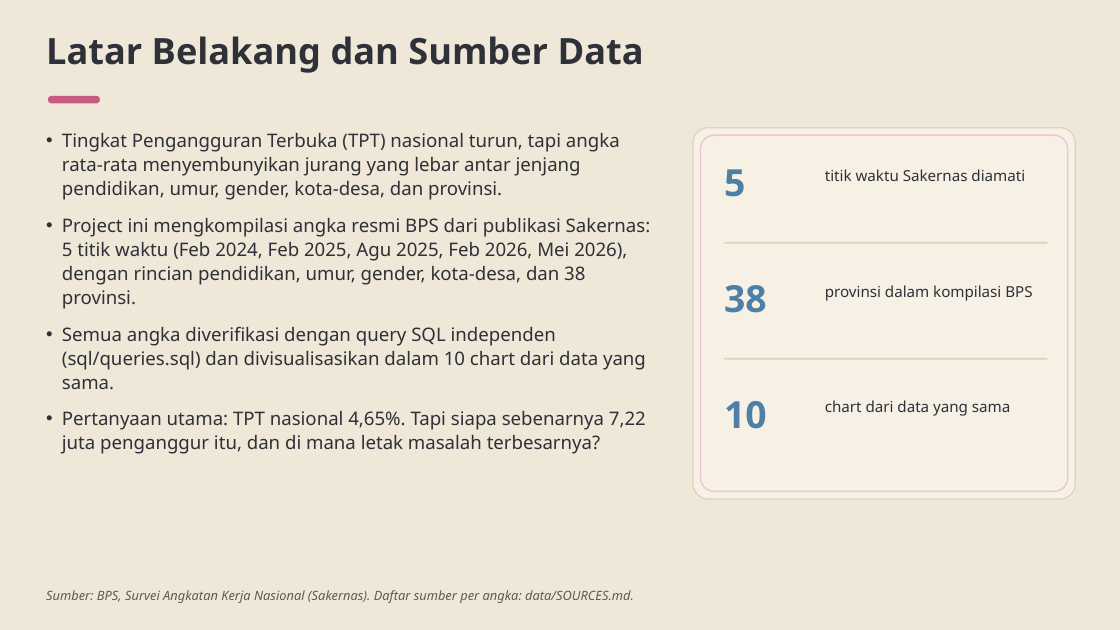
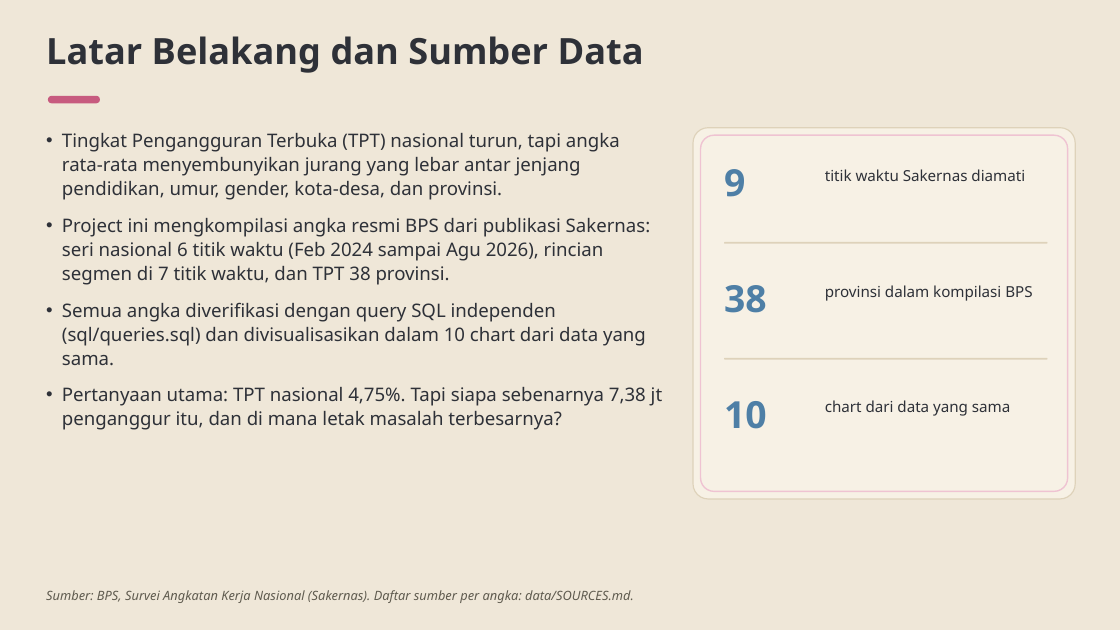
Before and after one commit to baghizash/pengangguran-indonesia-2026, a slide deck: slide 2 of Portofolio-Analisis-Pengangguran-2026.pptx. Drawn at 1120x630 pixels with LibreOffice and Linux fonts; fonts in the diff are those of the drawing. Boxes give left, top, right and bottom in pixels: in the first picture for what was removed or moved away, otherwise in the second. Text is boxed around its words. In the diff, an @@ line names an element or a change of style, - is before the commit and + after.

Commit message:
Update Sakernas Agustus 2026: Portofolio-Analisis-Pengangguran-2026.pptx

```diff
--- a/Portofolio-Analisis-Pengangguran-2026.pptx
+++ b/Portofolio-Analisis-Pengangguran-2026.pptx
@@ text at [724,169,745,197]: text changed @@
-5
+9
@@ text at [62,218,651,285]: text changed @@
-• Project ini mengkompilasi angka resmi BPS dari publikasi Sakernas: 5 titik waktu (Feb 2024, Feb 2025, Agu 2025, Feb 2026, Mei 2026), dengan rincian pendidikan, umur, gender, kota-desa, dan 38 provinsi.
+• Project ini mengkompilasi angka resmi BPS dari publikasi Sakernas: seri nasional 6 titik waktu (Feb 2024 sampai Agu 2026), rincian segmen di 7 titik waktu, dan TPT 38 provinsi.
@@ text at [62,387,663,430]: text changed @@
-• Pertanyaan utama: TPT nasional 4,65%. Tapi siapa sebenarnya 7,22 juta penganggur itu, dan di mana letak masalah terbesarnya?
+• Pertanyaan utama: TPT nasional 4,75%. Tapi siapa sebenarnya 7,38 jt penganggur itu, dan di mana letak masalah terbesarnya?
```
Also in this commit, not shown: 9 other slides changed.
